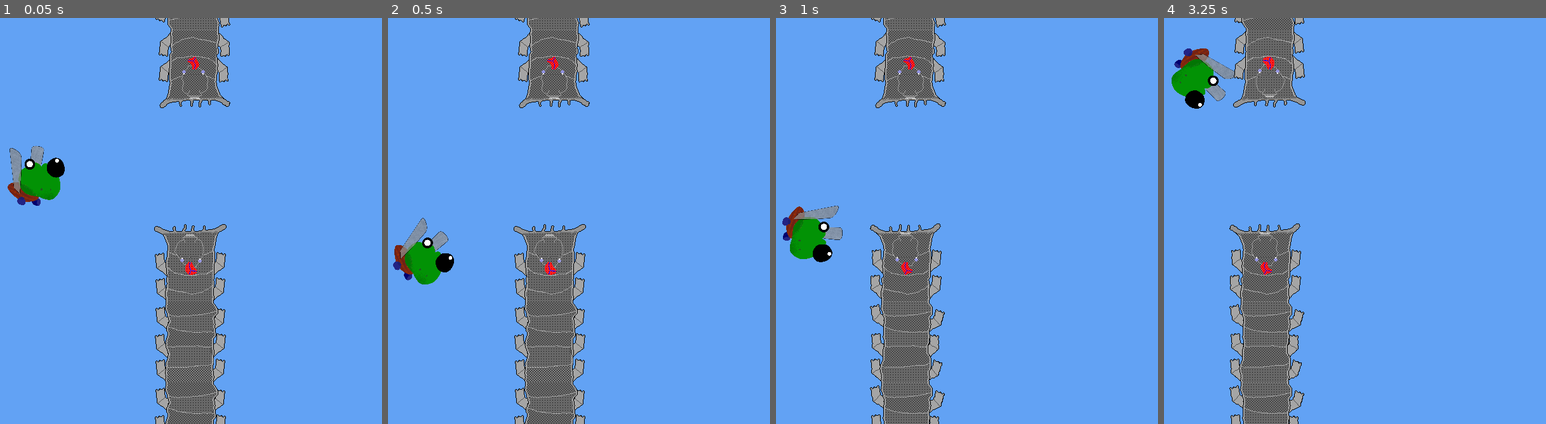
Above: before the commit, frames 1-4 (left to right).
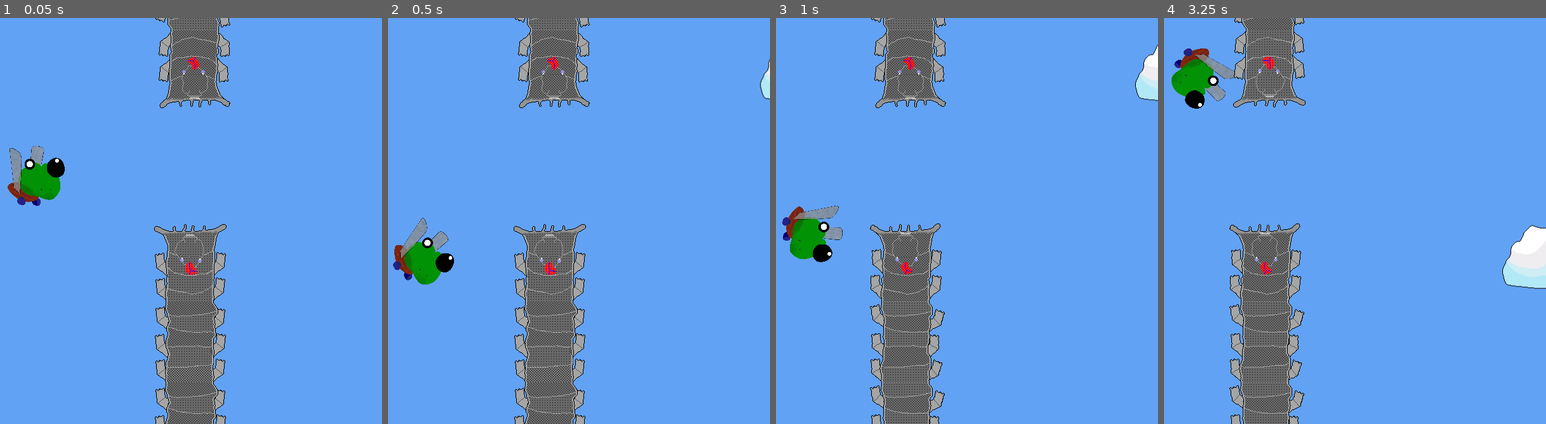
Above: after the commit, the same moments.

Repository: tstambaugh92/flappy-bilo
Game: Godot game, scene res://Scenes/game.tscn
Same seed, same stepped clock (60 frames per second), same inputs: the game is played once before the commit and once after it.
Inputs:
- Up to frame 1 (0.05 s): no input
- Up to frame 2 (0.5 s): no input
- Up to frame 3 (1 s): tap Space (jump) at 0.6, 0.77 s
- Up to frame 4 (3.25 s): tap Space (jump) at 1.07, 1.35, 1.52, 1.82, 2.1, 2.85, 3.02 s

Frame 1 is identical in both runs. In frame 2, 0.2% of the frame differs, in the area x 97-100%, y 10-21%; in frame 3, 0.6%; in frame 4, 1.4%, in the area x 88-100%, y 50-67%.

Commit message:
Dynamic clouds

Diff:
--- /dev/null
+++ b/Scenes/cloud_gen.tscn
@@ -0,0 +1,12 @@
+[gd_scene format=3 uid="uid://c22q5f6cxrisu"]
+
+[ext_resource type="Script" uid="uid://jwolio0wfgou" path="res://Scripts/cloud_gen.gd" id="1_q2dnb"]
+
+[node name="Clouds" type="Node2D" unique_id=969467300]
+script = ExtResource("1_q2dnb")
+
+[node name="Timer" type="Timer" parent="." unique_id=1064337598]
+wait_time = 6.0
+autostart = true
+
+[connection signal="timeout" from="Timer" to="." method="_on_timer_timeout"]
--- a/Scenes/game.tscn
+++ b/Scenes/game.tscn
@@ -3,9 +3,12 @@
 [ext_resource type="PackedScene" uid="uid://0ipbufyancmb" path="res://Scenes/bilo.tscn" id="1_ebmjs"]
 [ext_resource type="Script" uid="uid://2opmpldy6y01" path="res://Scripts/game.gd" id="1_wrm1d"]
 [ext_resource type="PackedScene" uid="uid://bligvcbnsnddd" path="res://Scenes/water_bear.tscn" id="2_qxrlw"]
+[ext_resource type="PackedScene" uid="uid://c22q5f6cxrisu" path="res://Scenes/cloud_gen.tscn" id="4_3dryh"]
 
 [node name="Node2D" type="Node2D" unique_id=1587279252]
 script = ExtResource("1_wrm1d")
+
+[node name="Clouds" parent="." unique_id=969467300 instance=ExtResource("4_3dryh")]
 
 [node name="Bilo" parent="." unique_id=399946387 instance=ExtResource("1_ebmjs")]
 position = Vector2(94.00001, 249)
--- /dev/null
+++ b/Scenes/single_cloud.tscn
@@ -0,0 +1,12 @@
+[gd_scene format=3 uid="uid://dskepxhm0apr6"]
+
+[ext_resource type="Script" uid="uid://dn50gr2brstyj" path="res://Scripts/single_cloud.gd" id="1_pv5n5"]
+
+[node name="SingleCloud" type="Node2D" unique_id=1558856598]
+script = ExtResource("1_pv5n5")
+
+[node name="Sprite2D" type="Sprite2D" parent="." unique_id=1080517608]
+
+[node name="VisibleOnScreenNotifier2D" type="VisibleOnScreenNotifier2D" parent="." unique_id=1330184286]
+
+[connection signal="screen_exited" from="VisibleOnScreenNotifier2D" to="." method="_on_visible_on_screen_notifier_2d_screen_exited"]
--- a/Scripts/bilo.gd
+++ b/Scripts/bilo.gd
@@ -17,7 +17,6 @@
 	rotation_degrees = rotation_degrees + 90.0 * delta
 
 	if Input.is_action_just_pressed("jump"):
-		#velocity.y += - jumpForce
 		velocity.y = - jumpForce
 
 	move_and_slide()
--- /dev/null
+++ b/Scripts/cloud_gen.gd
@@ -0,0 +1,29 @@
+extends Node2D
+
+const CLOUD_IMGS := [
+	preload("res://Assets/images/Fat Cloud.png"),
+	preload("res://Assets/images/Judgemental Cloud.png")
+]
+
+var cloud_template : PackedScene = preload("res://Scenes/single_cloud.tscn")
+@onready var timer: Timer = $Timer
+@onready var original_wait: float = timer.wait_time
+
+# Called when the node enters the scene tree for the first time.
+func _ready() -> void:
+	_on_timer_timeout()
+
+
+# Called every frame. 'delta' is the elapsed time since the previous frame.
+func _process(delta: float) -> void:
+	pass
+
+
+func _on_timer_timeout() -> void:
+	print("Attenmpting to spawn cloud")
+	var cloud_texture : Texture2D = CLOUD_IMGS.pick_random()
+	var new_cloud := cloud_template.instantiate()
+	var sprite := new_cloud.get_node("Sprite2D") as Sprite2D
+	sprite.texture = cloud_texture
+	add_child(new_cloud)
+	timer.wait_time = original_wait + randf_range(-3,3)
--- /dev/null
+++ b/Scripts/single_cloud.gd
@@ -0,0 +1,23 @@
+extends Node2D
+
+var speed := 50
+
+# Called when the node enters the scene tree for the first time.
+func _ready() -> void:
+	var sprite : Sprite2D = $Sprite2D
+	position.x = get_viewport_rect().size.x + sprite.texture.get_width() / 2.0
+	position.y = get_viewport_rect().size.y / 2.0
+	print("Cloud spawned")
+	$VisibleOnScreenNotifier2D.rect = sprite.get_rect()
+	speed += randi_range(-10,10)
+	position.y += randf_range(-(get_viewport_rect().size.y / 2),(get_viewport_rect().size.y / 2))
+
+
+# Called every frame. 'delta' is the elapsed time since the previous frame.
+func _process(delta: float) -> void:
+	position.x -= delta * speed
+
+
+func _on_visible_on_screen_notifier_2d_screen_exited() -> void:
+	queue_free()
+	print("He's dead Jim")
Binary file added: Assets/images/Fat Cloud.png
Not shown, added: Assets/images/Fat Cloud.png.import
Binary file added: Assets/images/Judgemental Cloud.png
Not shown, added: Assets/images/Judgemental Cloud.png.import
Not shown, added: Scripts/cloud_gen.gd.uid
Not shown, added: Scripts/single_cloud.gd.uid
